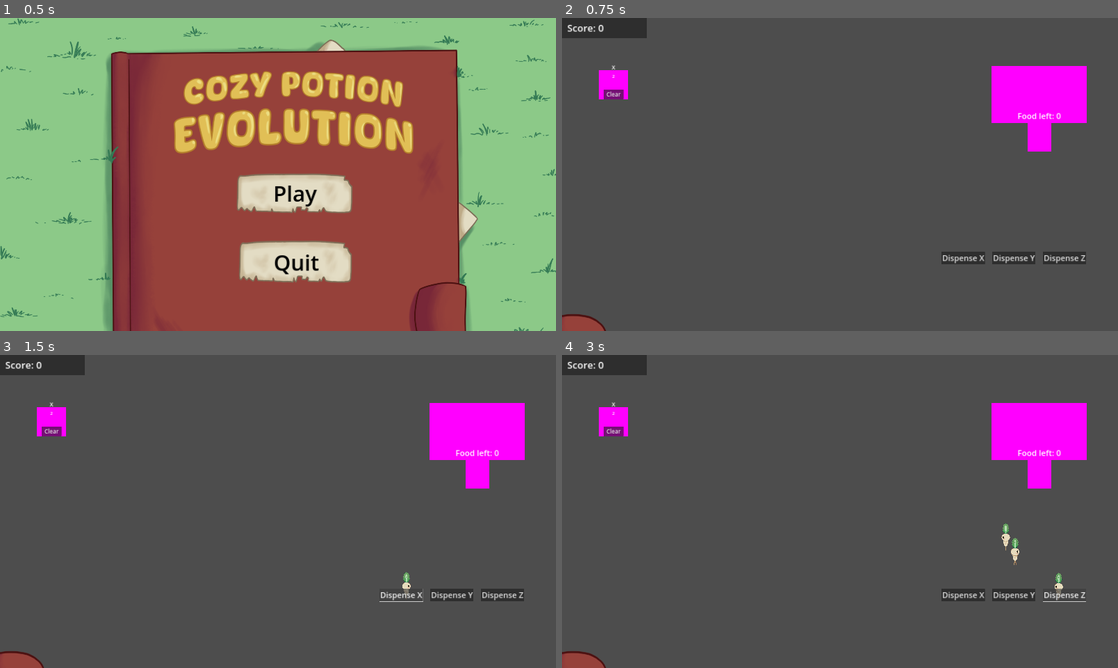
Above: before the commit, frames 1-4 (two rows, left to right).
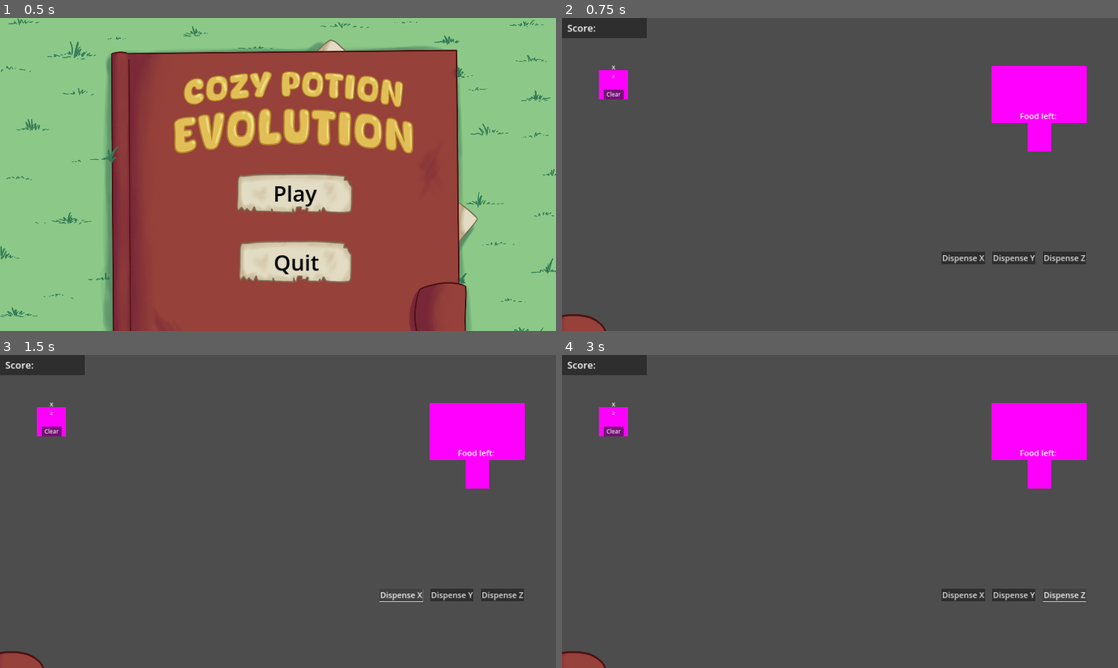
Above: after the commit, the same moments.

Repository: BoopEnthusiast/Cozy-Spring-Jam-2024
Game: Godot game, scene res://scenes/main_menu_screen.tscn
The game is run twice, just before and just after one commit, with the same random seed, the same clock (stepped at 60 frames per second) and the same inputs. Sound files missing from this copy of the repository are replaced by a short silence.
Inputs:
- Up to frame 1 (0.5 s): no input
- Up to frame 2 (0.75 s): click "Play" at 0.5 s
- Up to frame 3 (1.5 s): click "Dispense X" at 1.25 s
- Up to frame 4 (3 s): click "Dispense Y" at 2 s; click "Dispense Z" at 2.75 s

Frame 1 is identical in both runs. In frame 2, 0.1% of the frame differs, in the area x 6-90%, y 2-33%; in frame 3, 0.2%; in frame 4, 0.4%, in the area x 6-91%, y 2-79%.
Error after the commit: Parse Error: Identifier "ending_screen" not declared in the current scope. (res://scripts/singleton.gd:72)

Commit message:
clearing warnings and errors

Diff:
--- a/scripts/end_screen_script.gd
+++ b/scripts/end_screen_script.gd
@@ -1,7 +1,7 @@
 extends Panel
 
 # Called every frame. 'delta' is the elapsed time since the previous frame.
-func _process(delta):
+func _process(_delta):
 	if self.visible == true:
 		#wait for 30 secs then move on to picture
 		await get_tree().create_timer(30.0).timeout
--- a/scripts/lil_guy_sprite_display.gd
+++ b/scripts/lil_guy_sprite_display.gd
@@ -31,18 +31,18 @@
 		leaf_top.position.y = STARTING_POSITION - ((float(i) + 1) * INCREASE_HEIGHT_BY)
 
 
-func change_mid_leaf(animation: String) -> void:
-	play(animation)
+func change_mid_leaf(animation_name: String) -> void:
+	play(animation_name)
 
-	if animation == "default" or "hungry":
+	if animation_name == "default" or "hungry":
 		for mid_leaf in mid_leaves:
-			mid_leaf.play(animation)
+			mid_leaf.play(animation_name)
 			mid_leaf.visible = true
 
-		leaf_top.play(animation)
+		leaf_top.play(animation_name)
 		leaf_top.visible = true
 
-	elif animation == "starving" or "dead":
+	elif animation_name == "starving" or "dead":
 		for mid_leaf in mid_leaves:
 			mid_leaf.visible = false
 
--- a/scripts/singleton.gd
+++ b/scripts/singleton.gd
@@ -30,14 +30,10 @@
 var speed = 300.0
 var life_length = 10
 var size = 1.5
-var points_multiplier := 1.0
+var points_multiplier := 1
 var food_worth = 1
 var has_sentience := false
 var has_strength := false
-
-#Ending screen for when it is triggered
-@onready var ending_screen = $EndingScreen
-
 
 
 func slow_lil_guys() -> void:
